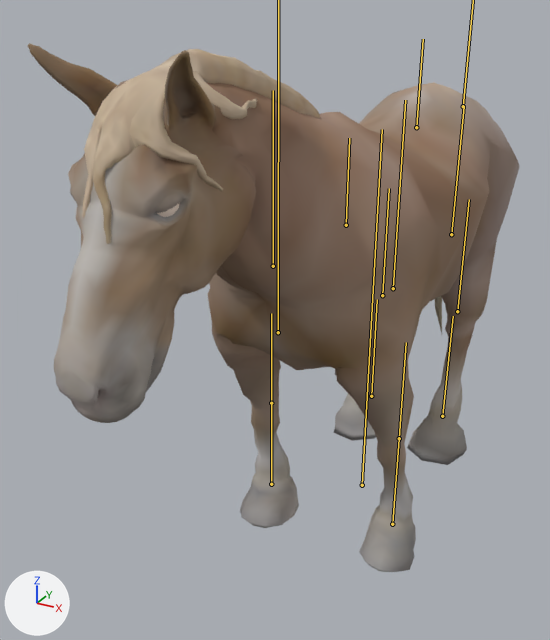
Two versions of the glTF model gild_horse.glb, one commit apart.
One viewpoint serves both versions: a 50 mm lens placed at (1.08, -2.82, 2.16), pointed at (-0.26, -0.39, 0.95). Lighting does not change. The marker at lower left points along +X, +Y and +Z. The first picture is the older version. The bones that change, and the others that lie on the model, are drawn over the model as lines.
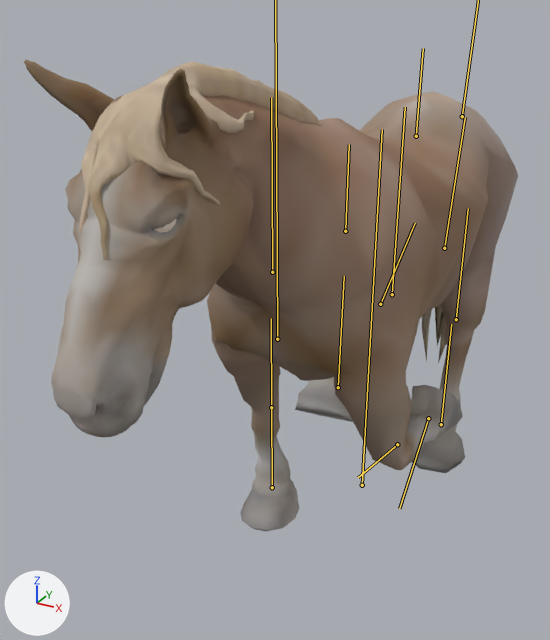
The newer file adds an action. The first version stands in its rest pose; the second is drawn at frame 12 of the action 'Trot_Loop'.

What differs and where, as boxes (x1, y1, x2, y2) in the pictures (550 x 640 px):
'mesh', posed (11% shorter): before (27, 43, 520, 572); after (24, 60, 518, 531)
bone 'hips', root to tip: before (416, 127) to (423, 39); after (416, 136) to (423, 48)
bone 'chest', root to tip: before (346, 225) to (349, 138); after (345, 231) to (349, 144)
bone 'FL2', root to tip: before (399, 438) to (406, 342); after (397, 444) to (358, 477)
bone 'FL3', root to tip: before (392, 524) to (399, 438); after (428, 418) to (399, 508)
bone 'tail2', root to tip: before (451, 234) to (464, 106); after (444, 248) to (465, 117)
bone 'HR2', root to tip: before (382, 295) to (389, 188); after (380, 304) to (415, 223)
bone 'HR3', root to tip: before (371, 396) to (377, 299); after (338, 387) to (344, 276)

What the commit changed:
Bone 'hips' (bone_hips) moves from (0.0, 0.0, 0.0) to (0.0, -0.036, 0.0).
Bone 'hips' (bone_hips) turns from (0, 0, 0) to (-1, 0, 0) degrees about its own x, y and z.
Bone 'chest' (bone_chest) turns from (0, 0, 0) to (1, 0, 0) degrees about its own x, y and z.
Bone 'neck' (bone_neck) turns from (0, 0, 0) to (1, 0, 0) degrees about its own x, y and z.
Bone 'FL2' (bone_fl2) turns from (0, 0, 0) to (77, 0, 0) degrees about its own x, y and z.
Bone 'FL3' (bone_fl3) turns from (0, 0, 0) to (55, 0, 0) degrees about its own x, y and z.
Bone 'tail1' (bone_tail1) turns from (0, 0, 0) to (-9, 0, 0) degrees about its own x, y and z.
Bone 'tail2' (bone_tail2) turns from (0, 0, 0) to (-3, 0, 0) degrees about its own x, y and z.
Bone 'HR2' (bone_hr2) turns from (0, 0, 0) to (-54, 0, 0) degrees about its own x, y and z.
Bone 'HR3' (bone_hr3) turns from (0, 0, 0) to (55, 0, 0) degrees about its own x, y and z.
